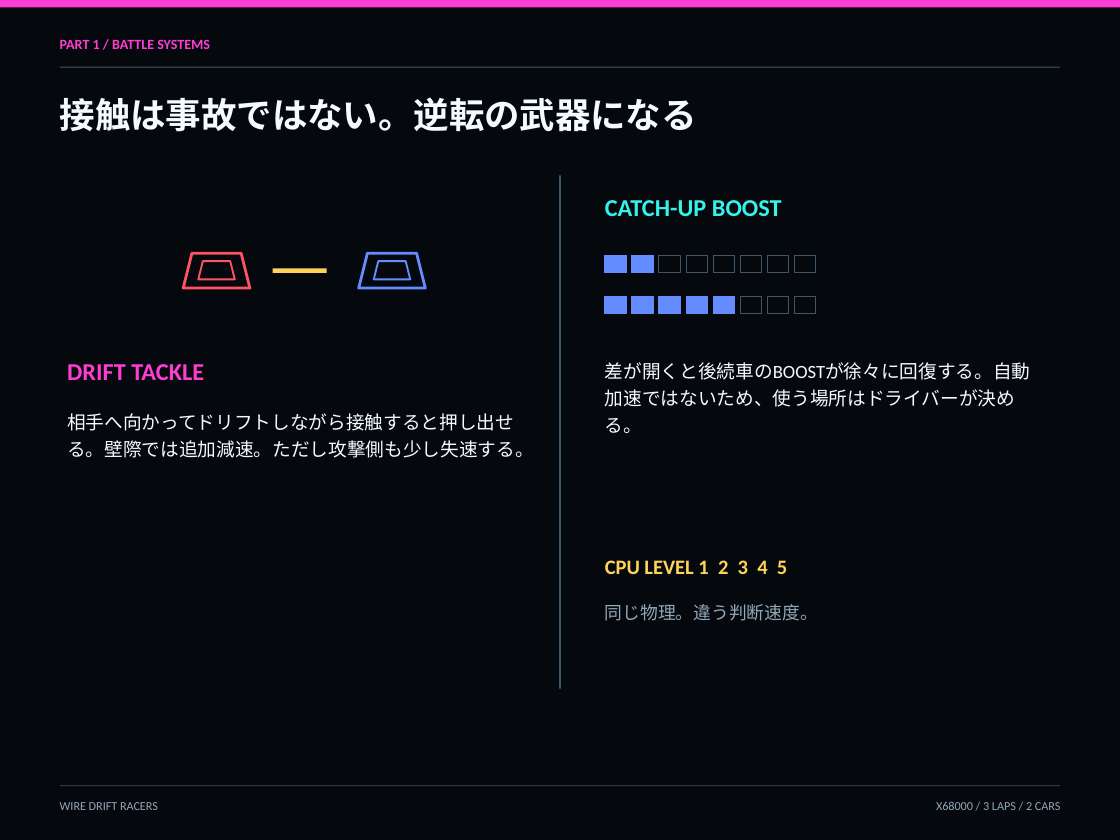
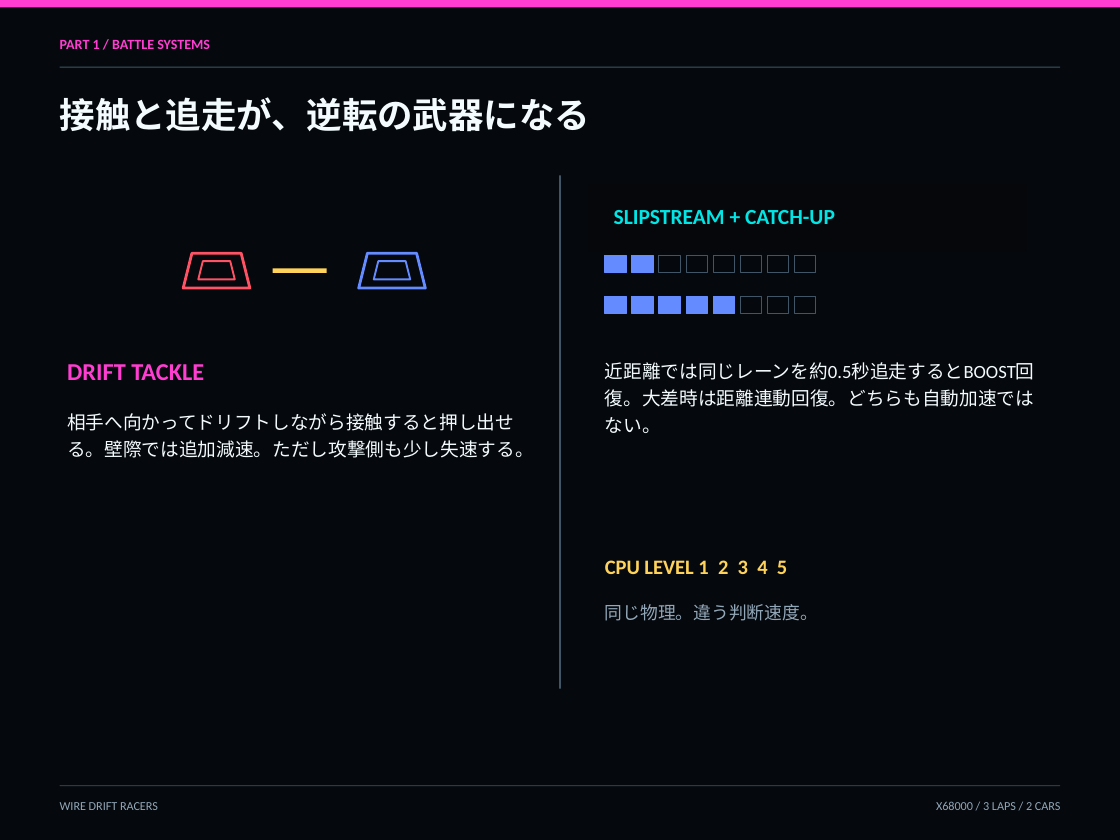
Before and after one commit to renatus-novus-x/wdrfrace, a slide deck: slide 10 of doc/manual-ja.pptx. Drawn at 1120x840 pixels with LibreOffice and Linux fonts; fonts in the diff are those of the drawing. Boxes give left, top, right and bottom in pixels: in the first picture for what was removed or moved away, otherwise in the second. Text is boxed around its words. In the diff, an @@ line names an element or a change of style, - is before the commit and + after.

```diff
--- a/doc/manual-ja.pptx
+++ b/doc/manual-ja.pptx
@@ text at (60,97,590,132): text changed @@
-接触は事故ではない。逆転の武器になる
+接触と追走が、逆転の武器になる
@@ rectangle added at (588,185,1027,252), fill #05070A, outline #05070A 0 pt @@
@@ text added at (614,210,835,224), 17.2 pt, text #00E6E6, bold @@
+SLIPSTREAM + CATCH-UP
@@ text at (605,362,1035,433): text changed @@
-差が開くと後続車のBOOSTが徐々に回復する。自動加速ではないため、使う場所はドライバーが決める。
+近距離では同じレーンを約0.5秒追走するとBOOST回復。大差時は距離連動回復。どちらも自動加速ではない。
```
Also in this commit, not shown: 1 other slide changed, 1 slide added, 11 other files.
